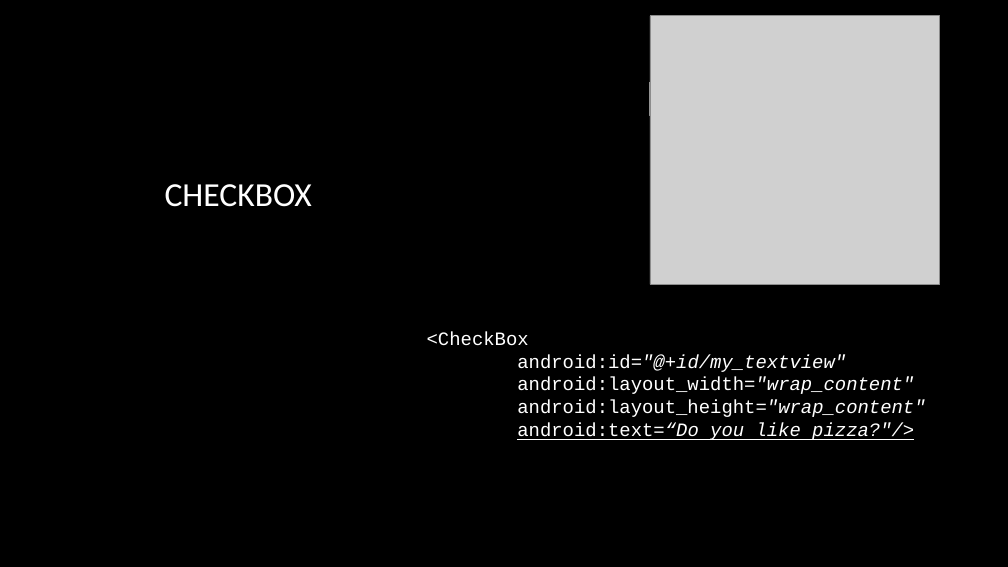
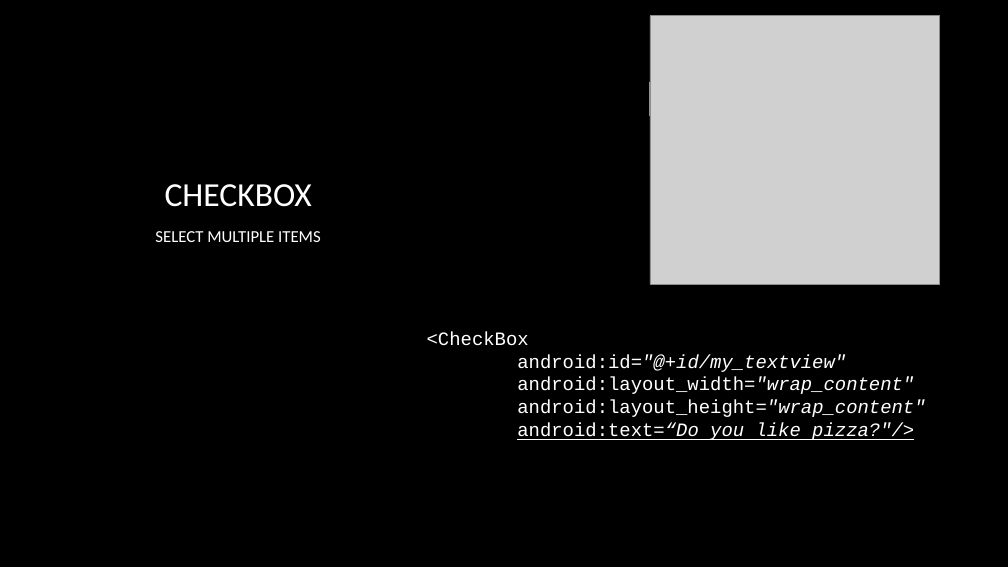
Before and after one commit to dinocore1/intro-to-android, a slide deck: slide 11 of Into To Android layout.pptx. Drawn at 1008x567 pixels with LibreOffice and Linux fonts; fonts in the diff are those of the drawing; grey boxes stand for pictures; background and template pictures are left out. Boxes give left, top, right and bottom in pixels: in the first picture for what was removed or moved away, otherwise in the second. Text is boxed around its words. In the diff, an @@ line names an element or a change of style, - is before the commit and + after.

```diff
--- a/Into To Android layout.pptx
+++ b/Into To Android layout.pptx
@@ text added at (155,231,321,242), 16 pt, text #FFFFFF @@
+SELECT MULTIPLE ITEMS
```
Also in this commit, not shown: 3 other slides changed, 1 slide added, 1 slide removed, 1 other file.
